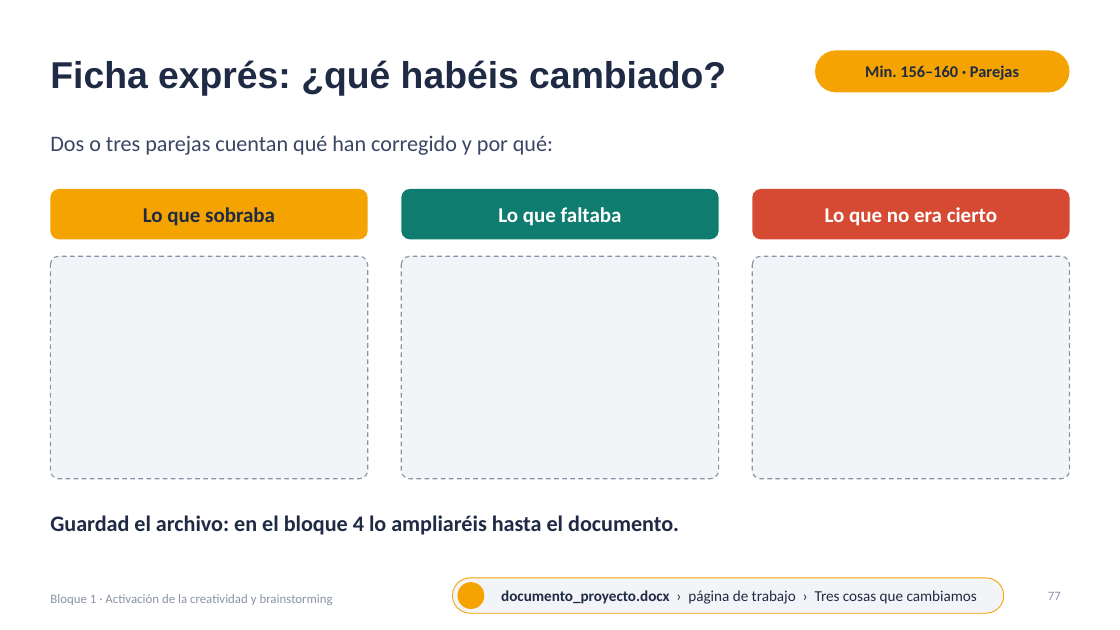
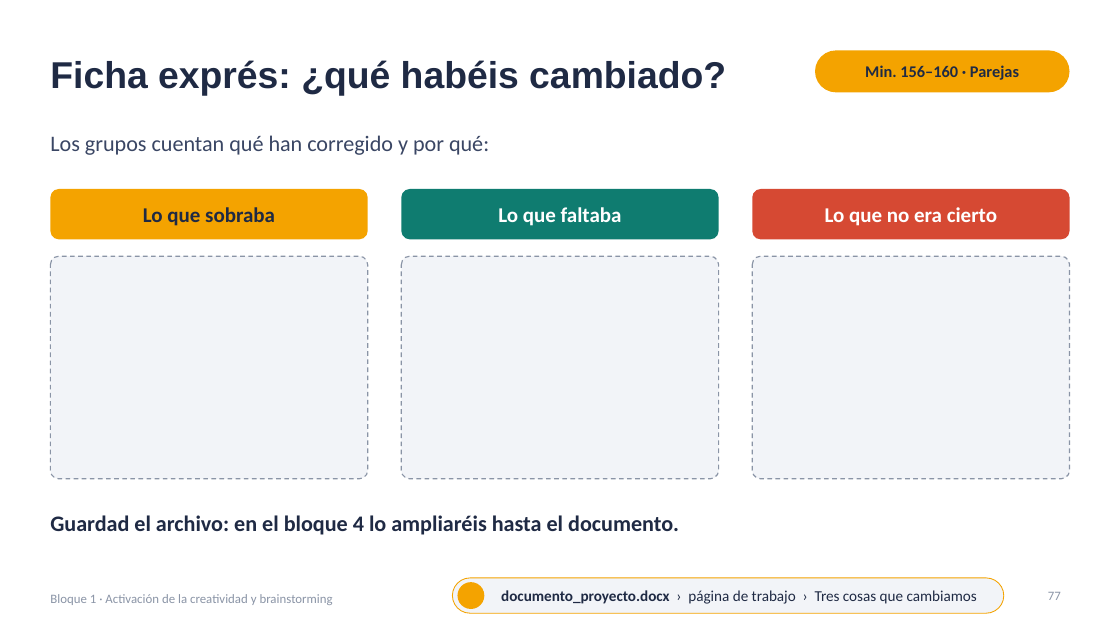
Before and after one commit to jjnieto/creatividad-ofimatica-ia, a slide deck: slide 77 of diapositivas/Curso.pptx. Drawn at 1120x630 pixels with LibreOffice and Linux fonts; fonts in the diff are those of the drawing; background and template pictures are left out. Boxes give left, top, right and bottom in pixels: in the first picture for what was removed or moved away, otherwise in the second. Text is boxed around its words. In the diff, an @@ line names an element or a change of style, - is before the commit and + after.

```diff
--- a/diapositivas/Curso.pptx
+++ b/diapositivas/Curso.pptx
@@ text at (50,135,489,155): text changed @@
-Dos o tres parejas cuentan qué han corregido y por qué:
+Los grupos cuentan qué han corregido y por qué:
```
Also in this commit, not shown: 2 other slides changed.
